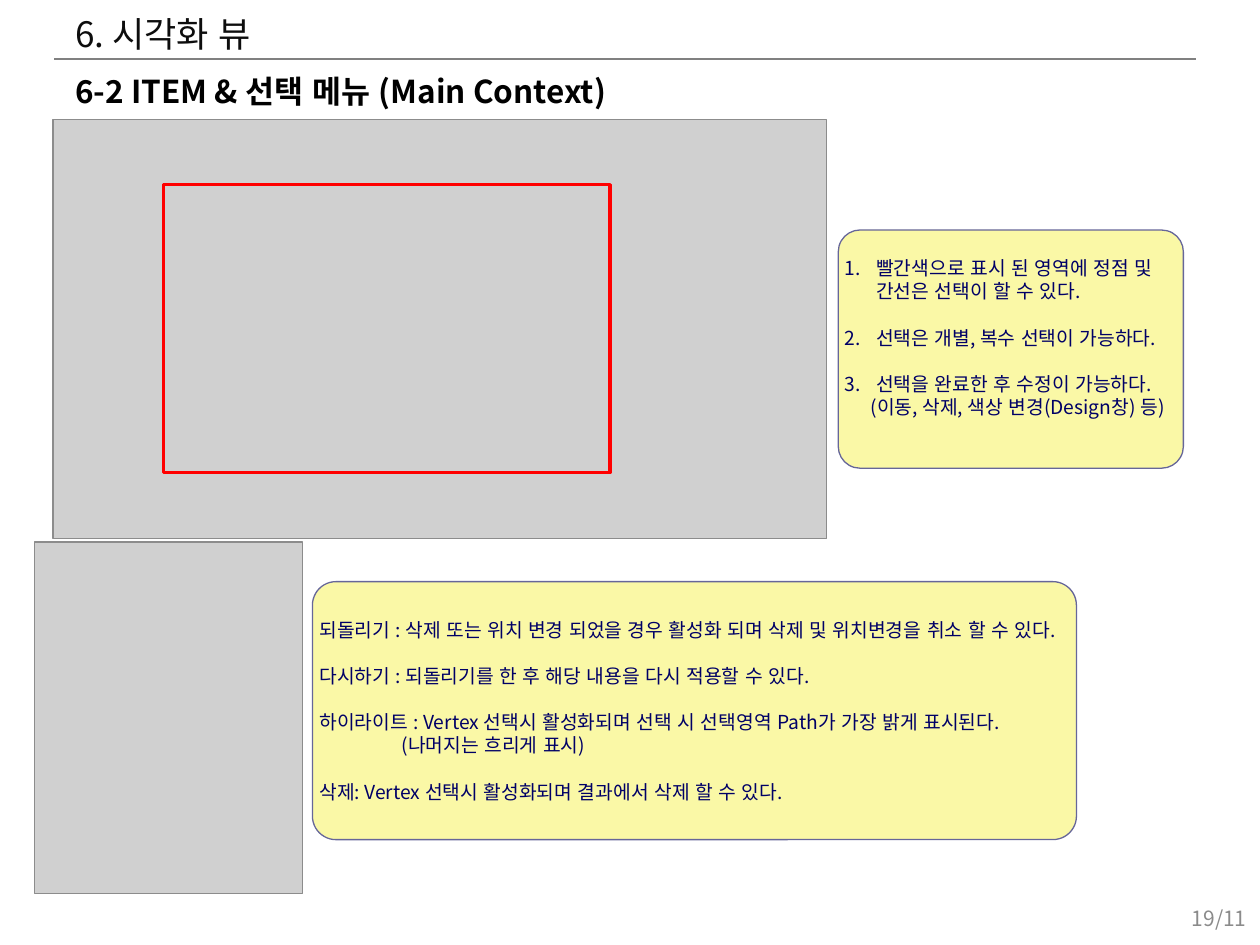
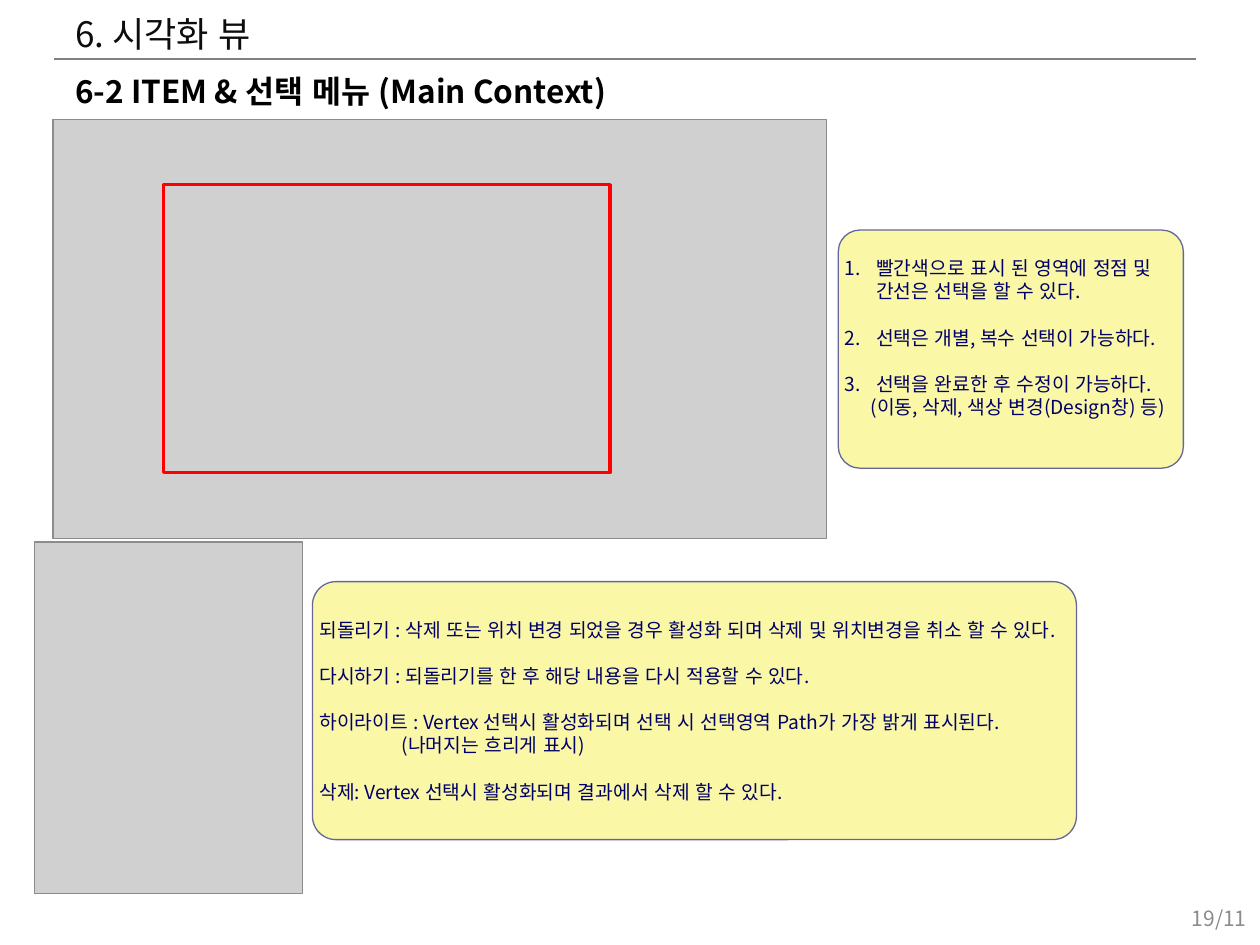
Before and after one commit to hwany7seo/gdbms_document, a slide deck: slide 19 of mockup/시각화도구_UI_UX_기획서.pptx. Drawn at 1260x945 pixels with LibreOffice and Linux fonts; fonts in the diff are those of the drawing; grey boxes stand for pictures. Boxes give left, top, right and bottom in pixels: in the first picture for what was removed or moved away, otherwise in the second. Text is boxed around its words. In the diff, an @@ line names an element or a change of style, - is before the commit and + after.

```diff
--- a/mockup/시각화도구_UI_UX_기획서.pptx
+++ b/mockup/시각화도구_UI_UX_기획서.pptx
@@ text in rounded rectangle at [876,259,1152,300]: text changed @@
-1. 빨간색으로 표시 된 영역에 정점 및 간선은 선택이 할 수 있다.
+1. 빨간색으로 표시 된 영역에 정점 및 간선은 선택을 할 수 있다.
```
Also in this commit, not shown: 6 other slides changed, 1 slide added, 4 other files.
